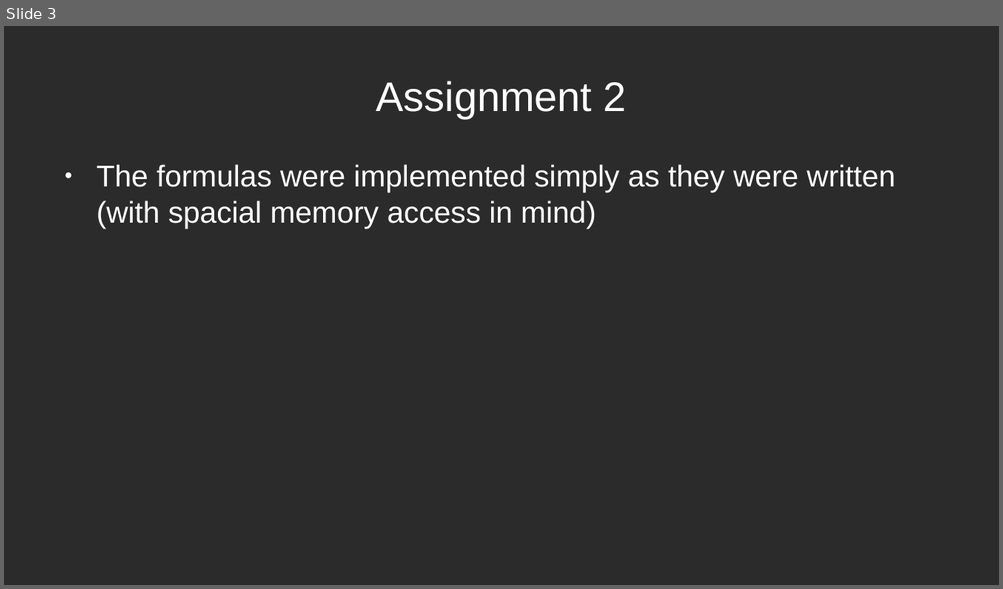
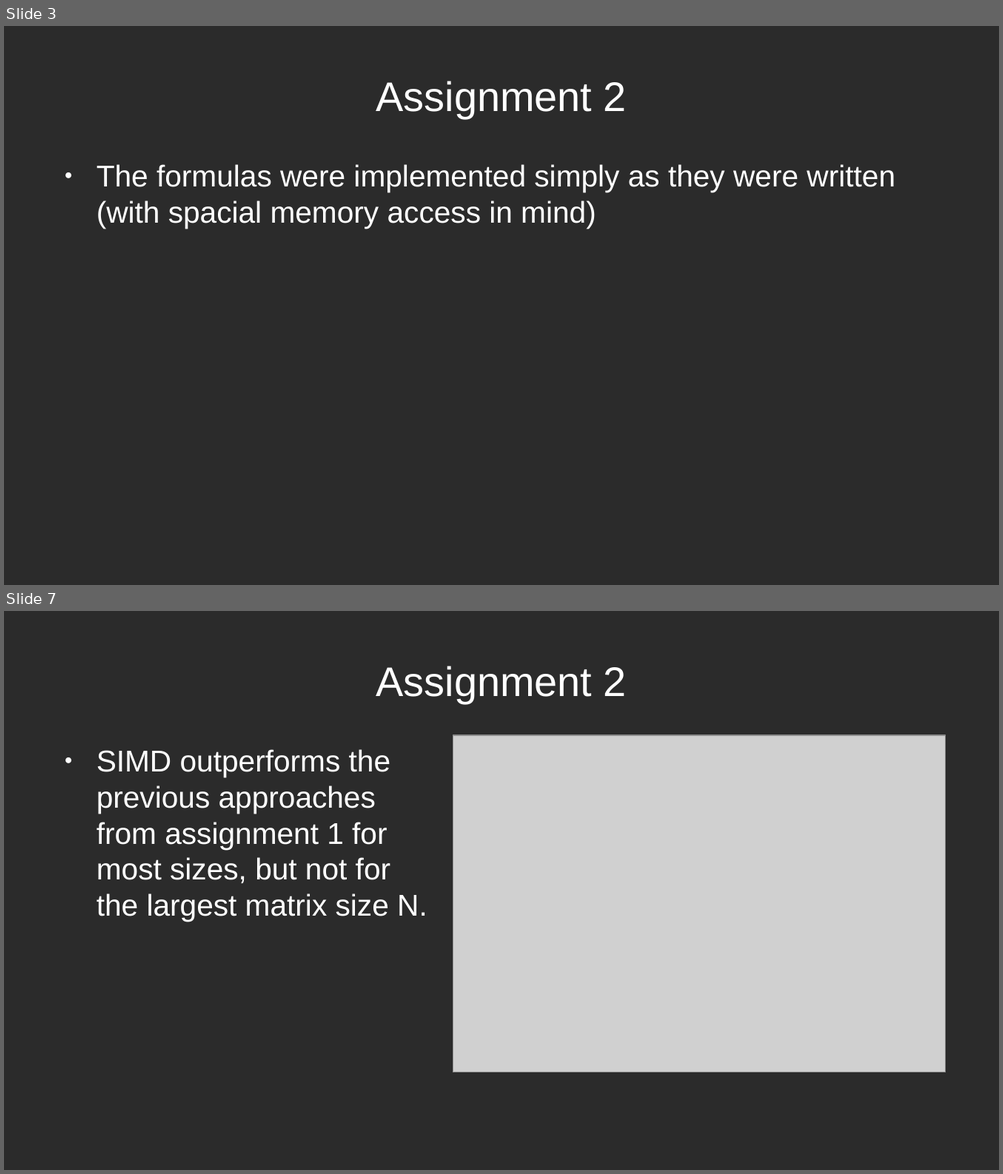
Before and after one commit to MC0117/HPC-labs, a slide deck: mypresentation.odp. Shown one above the other, each under a label of ours: slide 3 before the commit, slides 3 and 7 after it; the slides between them are not shown. The pictures are 1003x589 and 1003x1174 pixels, drawn with LibreOffice and Linux fonts; fonts in the diff are those of the drawing; grey boxes stand for pictures; background and template pictures are left out; a plain dark background stands for a picture behind light text. Boxes give left, top, right and bottom in pixels: in the first picture for what was removed or moved away, otherwise in the second. Text is boxed around its words. In the diff, an @@ line names an element or a change of style, - is before the commit and + after.

```diff
--- a/mypresentation.odp
+++ b/mypresentation.odp
@@ slide 7 added at <box>4,611,999,1170</box>, background picture (left out) @@
@@ title added at <box>376,666,626,703</box>, 33 pt, text #FFFFFF @@
+Assignment 2
@@ picture added at <box>452,735,945,1073</box> @@
@@ text added at <box>96,749,427,922</box>, 24 pt, text #FFFFFF @@
+● SIMD outperforms the previous approaches from assignment 1 for most sizes, but not for the largest matrix size N.
```
Also in this commit, not shown: 2 slides changed, 6 other slides added, 1 slide removed, 4 other files.
